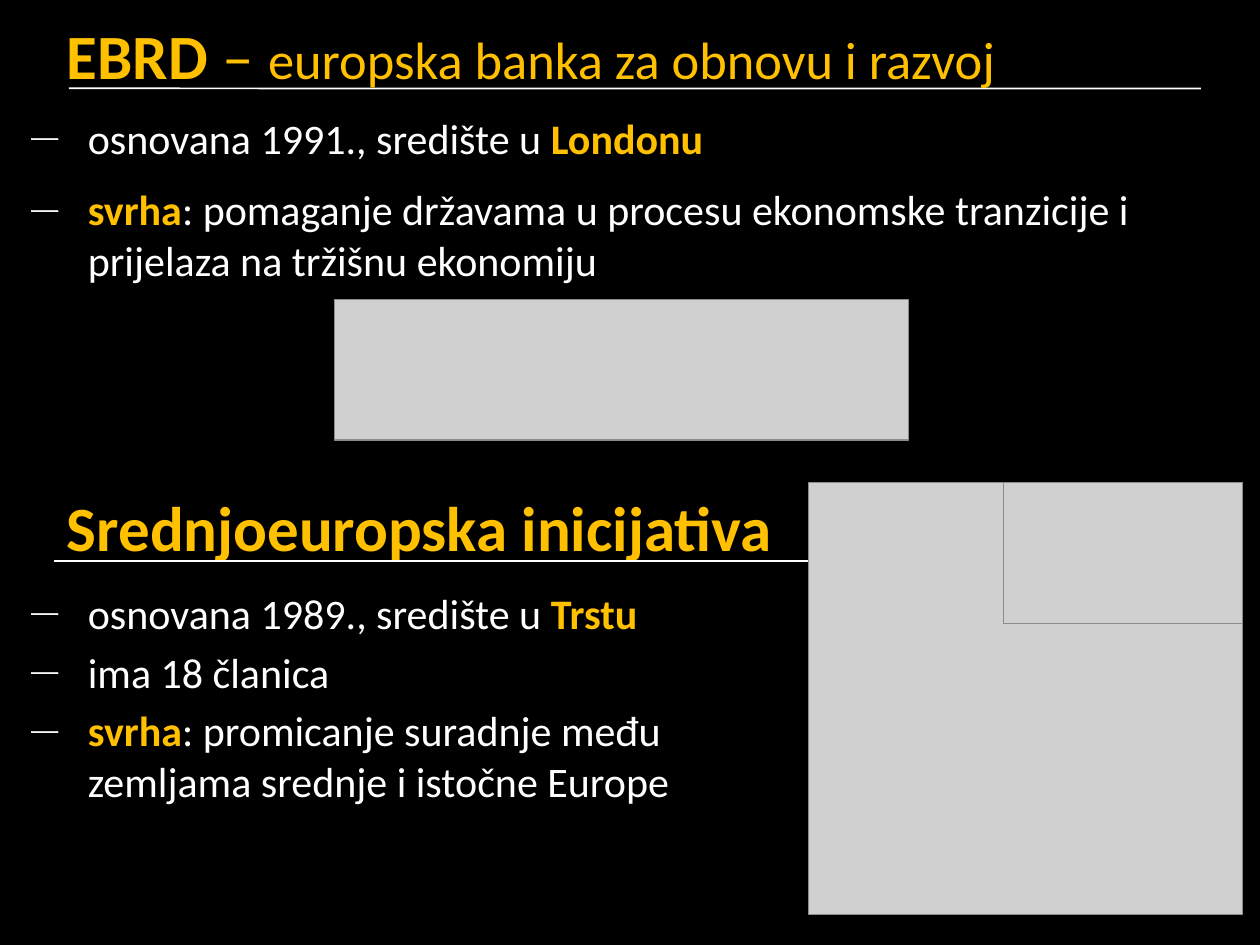
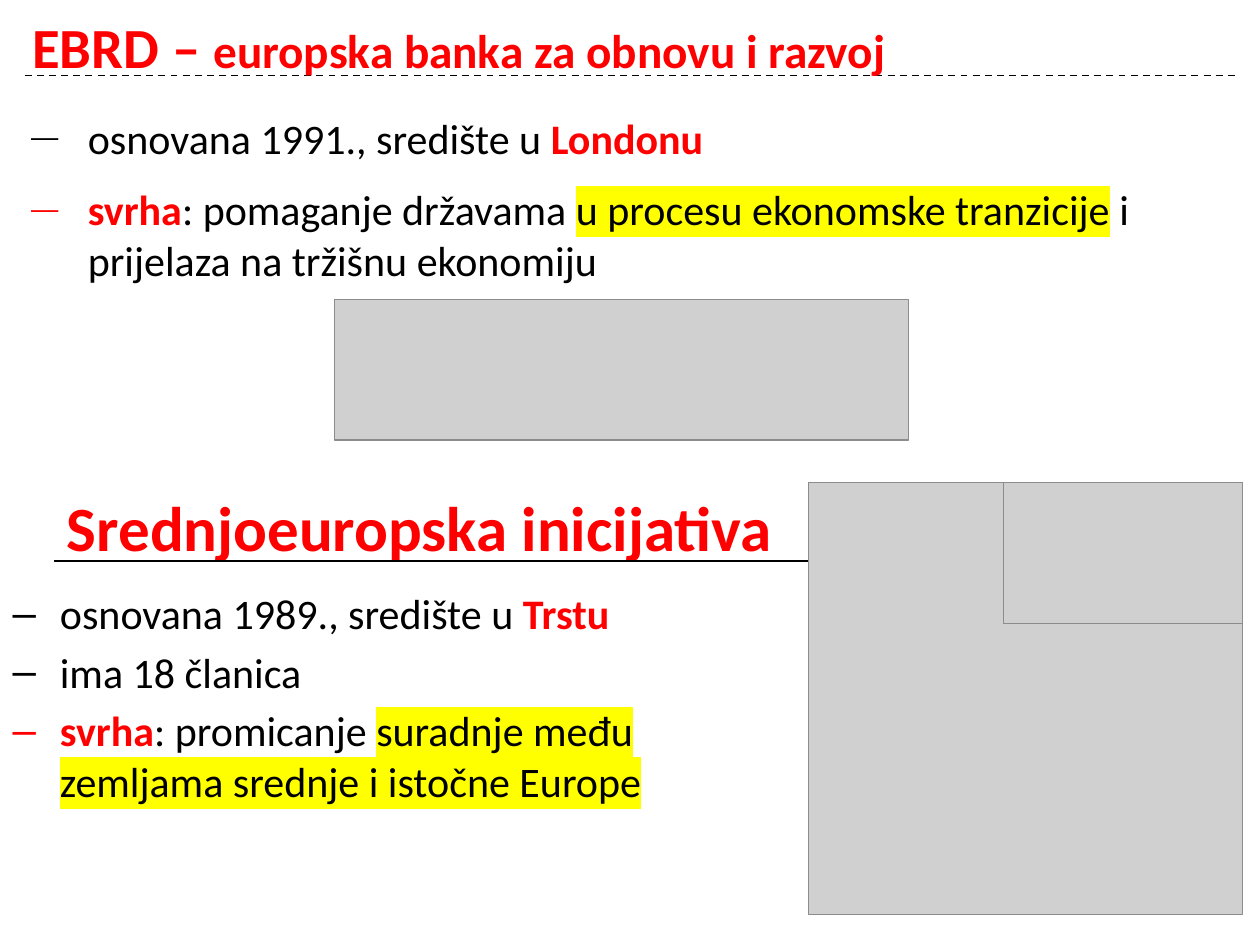
Before and after one commit to cornx/print, a slide deck: slide 11 of data/geografija/prezentacije/M2_001_RH_u_svjetskim_i_europskim_integracijama.pptx (slide 14 before the commit). Drawn at 1260x945 pixels with LibreOffice and Linux fonts; fonts in the diff are those of the drawing; grey boxes stand for pictures. Boxes give left, top, right and bottom in pixels: in the first picture for what was removed or moved away, otherwise in the second. Text is boxed around its words. In the diff, an @@ line names an element or a change of style, - is before the commit and + after.

```diff
--- a/data/geografija/prezentacije/M2_001_RH_u_svjetskim_i_europskim_integracijama.pptx
+++ b/data/geografija/prezentacije/M2_001_RH_u_svjetskim_i_europskim_integracijama.pptx
@@ background #000000 to #FFFFFF @@
@@ title "EBRD – europska banka za ...": place and size @@
-title "EBRD – europska banka za ..." at (67,38,995,90)
+title "EBRD – europska banka za ..." at (32,31,885,76)
@@ title "EBRD – europska banka za ..." at (32,31,885,76): size 36 to 32.4 pt in "EBRD –"; size 30 to 27 pt in "europska banka za obnovu i razvoj"; text colour #FFC000 to #FF0000; bold on in "– europska banka za obnovu i razvoj"; vertical alignment top to middle @@
@@ line moved from (69, 88) - (1201, 88) to (25, 76) - (1235, 76) @@
@@ line (25, 76) - (1235, 76): stroke #FFFFFF 1 pt to #000000 1 pt dashed @@
@@ text "osnovana 1991., središte u Londonu" at (88,124,1129,284): text colour #FFFFFF to #000000 in "osnovana 1991., središte u", "svrha: pomaganje državama u procesu ekonomske tranzicije ..."; text colour #FFC000 to #FF0000 in "Londonu", "svrha:"; highlight none to #FFFF00 in "u procesu ekonomske tranzicije" @@
@@ text "Srednjoeuropska inicijativa" at (67,506,772,562): text colour #FFC000 to #FF0000 @@
@@ line (54, 561) - (1206, 561): stroke #FFFFFF 1 pt to #000000 1 pt @@
@@ text "osnovana 1989., središte u Trstu" at (60,599,641,805): text colour #FFFFFF to #000000 in "osnovana 1989., središte u", "ima 18 članica", "svrha: promicanje suradnje među zemljama srednje i ..."; text colour #FFC000 to #FF0000 in "Trstu", "svrha:"; highlight none to #FFFF00 in "suradnje među zemljama srednje i istočne Europe"; bullet — to – @@
```
Also in this commit, not shown: 9 other slides changed, 4 slides added, 6 slides removed, 1 other file.
